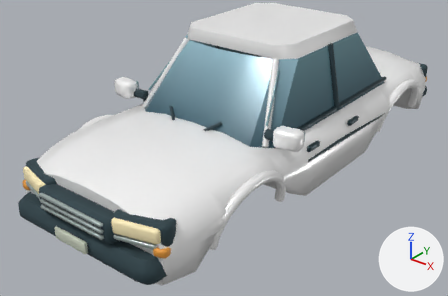
One commit to the glTF model assets/models/vehicles/meridian.glb: the scene before it, then after it.
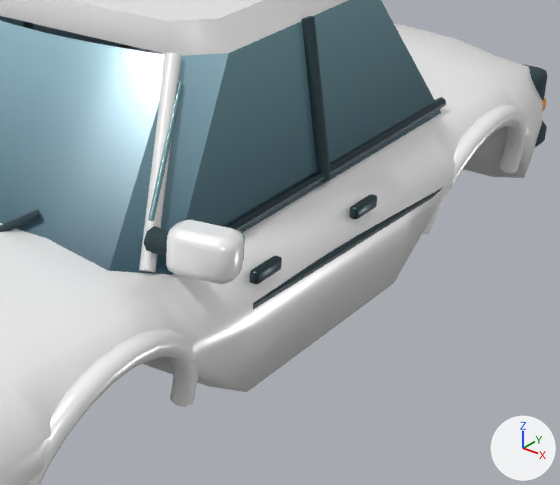
Old and new are each drawn whole from a 50 mm camera at (2.74, -3.94, 2.53) aimed at (-0.12, -0.37, 0.32) and again close up on the part from 46% to 97% of the width and 12% to 79% of the height. The axes (+X, +Y, +Z) are drawn at lower right. The lights are the same throughout. The older version's two pictures come first. Vertices at exactly the same position are counted once.

The older version as bpy lines, for what is in view:
```python
me_chassis = bpy.data.meshes.new('Chassis')
me_chassis.from_pydata(...)  # 2709 vertices, 5226 faces; spans x -0.87..0.87, y -2.04..2.02, z 0.19..1.29
# faces by material slot: [2080, 346, 1148, 1372, 280]
me_chassis.materials.append(mat_coachpaint)
me_chassis.materials.append(mat_tint)
me_chassis.materials.append(mat_rubber)
me_chassis.materials.append(mat_metal)
me_chassis.materials.append(mat_paint)
ob_chassis = bpy.data.objects.new('Chassis', me_chassis)
ob_chassis.location = (0.0, 0.0, 0.0)
```
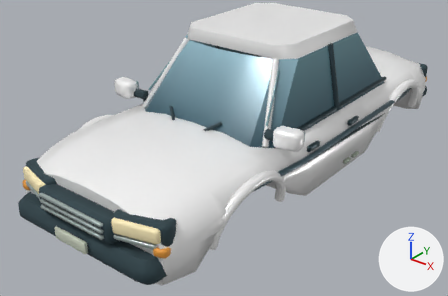
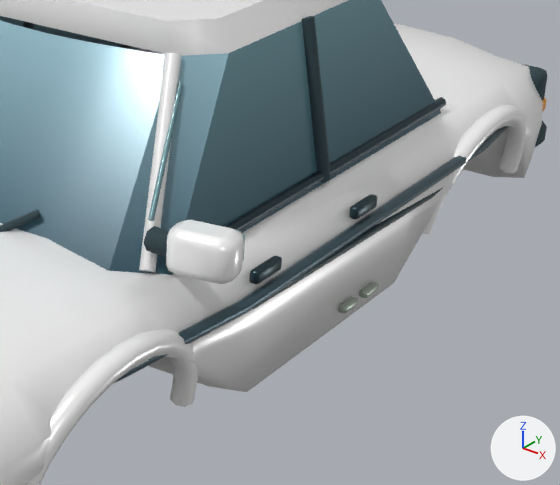
Where the change shows, as pixel boxes (x1, y1, x2, y2) in the close-ups (560 x 485 px):
```json
{"part": 1, "of": "me_chassis", "change": "added", "after": [359, 282, 379, 298]}
{"part": 2, "of": "me_chassis", "change": "added", "after": [338, 297, 358, 313]}
{"part": 3, "of": "me_chassis", "change": "added", "after": [114, 126, 508, 383]}
{"part": 4, "of": "me_chassis", "change": "edited", "before": [0, 0, 527, 485], "after": [0, 0, 527, 485], "on screen": "looks the same"}
```

Edits to the scene script, one JSON object a line:
```json
{"block": "me_chassis", "where": "# used by ob_chassis; location = (0.0, 0.0, 0.0)"}
{"op": "remove", "block": "me_chassis", "code": "me_chassis.from_pydata(...)  # 2709 vertices, 5226 faces; spans x -0.87..0.87, y -2.04..2.02, z 0.19..1.29"}
{"op": "add", "block": "me_chassis", "code": "me_chassis.from_pydata(...)  # 3067 vertices, 5918 faces; spans x -0.87..0.87, y -2.04..2.02, z 0.19..1.29"}
{"block": "me_chassis", "change": "me_chassis part 1: the loose piece of 72 vertices spanning x 0.73..0.76, y 0.1..0.24, z 0.59..0.63 is copied, and the copy is scaled about its middle by (0.96, 0.646, 0.555), then moved by (0.01, 0.07, -0.32); it spans x 0.74..0.77, y 0.19..0.29, z 0.28..0.31"}
{"block": "me_chassis", "change": "me_chassis part 2: the loose piece of 72 vertices spanning x 0.73..0.76, y 0.1..0.24, z 0.59..0.63 is copied, and the copy is scaled about its middle by (0.96, 0.646, 0.555), then moved by (0.01, -0.07, -0.32); it spans x 0.74..0.77, y 0.05..0.15, z 0.28..0.31"}
{"block": "me_chassis", "change": "me_chassis part 3: a new loose piece of 35 vertices spanning x 0.6..0.78, y -1.61..1.59, z 0.49..0.6, in mat_metal"}
{"block": "me_chassis", "change": "me_chassis part 4: 1847 kept faces spanning x -0.86..0.84, y -2.04..2.01, z 0.19..1.29 get new vertex colours"}
{"block": "me_chassis", "change": "other edits to the shape of me_chassis do not show in these pictures"}
```
